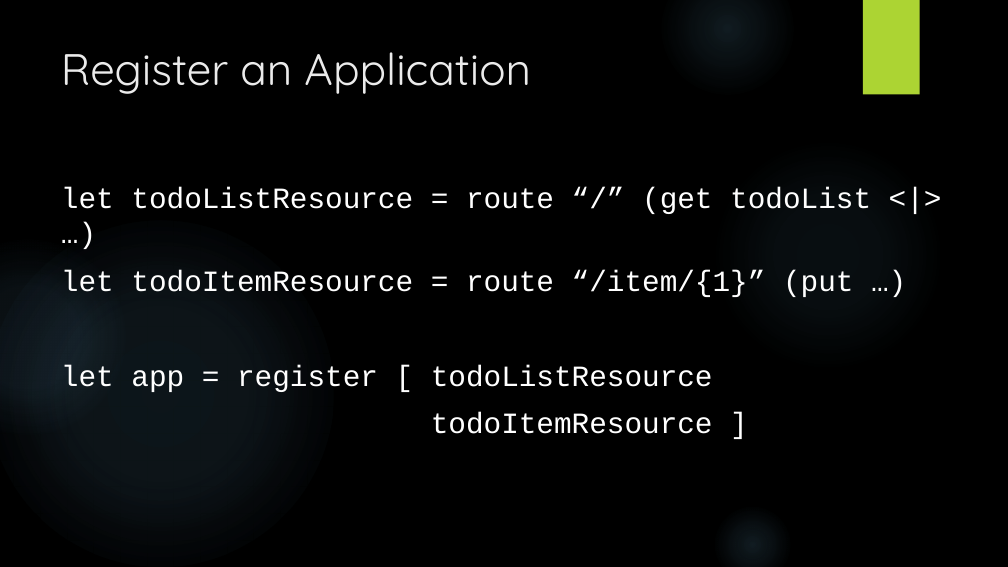
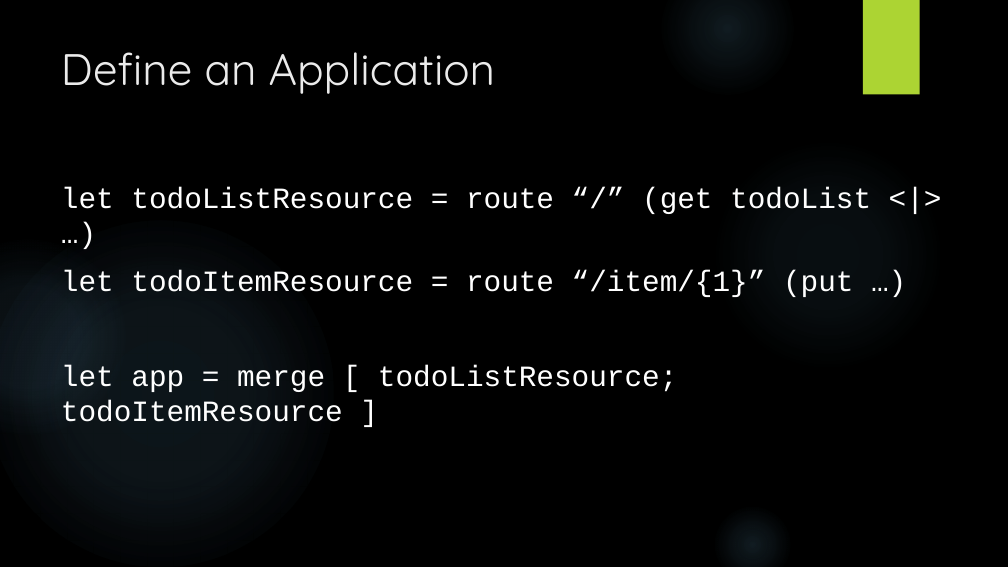
Before and after one commit to dmohl/FsOnTheWeb-Workshop, a slide deck: slide 11 of WebApi.pptx (slide 7 before the commit). Drawn at 1008x567 pixels with LibreOffice and Linux fonts; fonts in the diff are those of the drawing; background and template pictures are left out. Boxes give left, top, right and bottom in pixels: in the first picture for what was removed or moved away, otherwise in the second. Text is boxed around its words. In the diff, an @@ line names an element or a change of style, - is before the commit and + after.

```diff
--- a/WebApi.pptx
+++ b/WebApi.pptx
@@ title at <box>61,52,496,94</box>: text changed @@
-Register an Application
+Define an Application
@@ text at <box>61,365,677,422</box>: text changed @@
-let app = register [ todoListResource
-todoItemResource ]
+let app = merge [ todoListResource; todoItemResource ]
```
Also in this commit, not shown: 2 other slides changed, 4 slides added, 5 other files.
